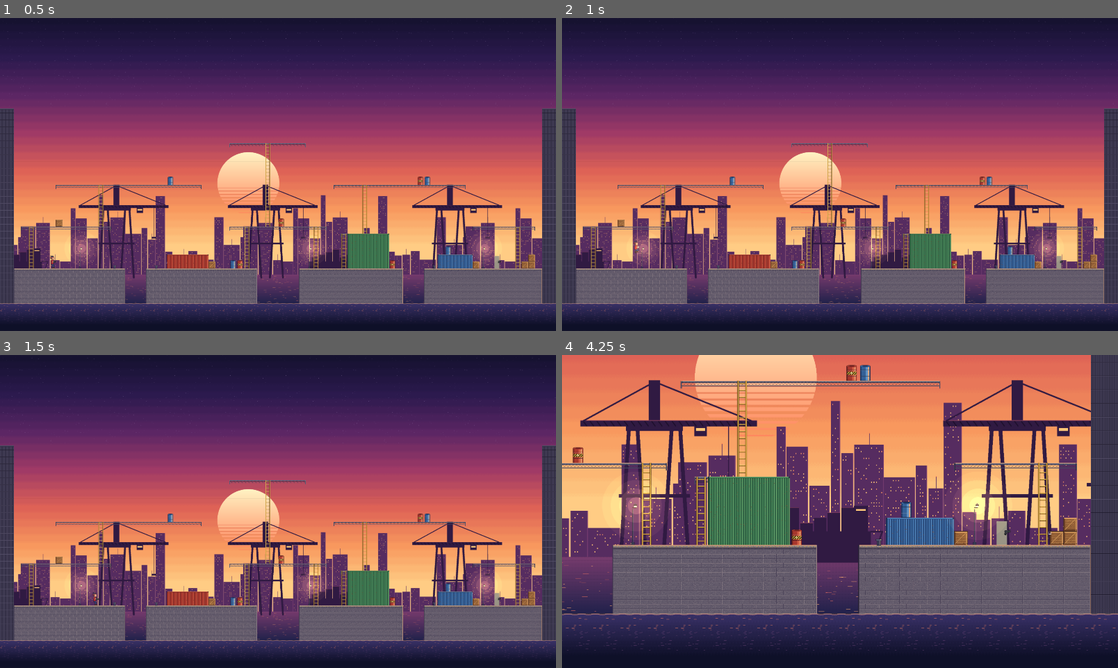
Above: before the commit, frames 1-4 (two rows, left to right).
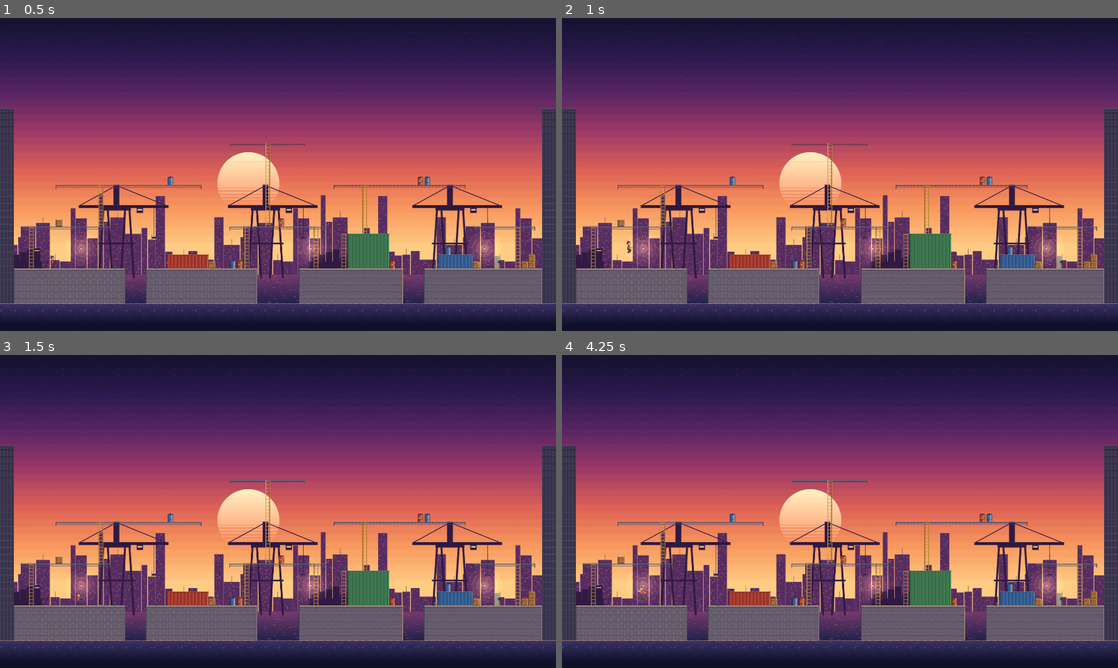
Above: after the commit, the same moments.

Repository: oplosy/fable
Game: Godot game, scene res://scenes/main.tscn
Two runs of this game, one before a commit and one after it. Both use one fixed random seed, a clock stepped at 60 frames per second and the inputs below.
Inputs (mouse positions are in pixels of both pictures, inside the frame that each line leads up to):
- Up to frame 1 (0.5 s): no input
- Up to frame 2 (1 s): tap Enter at 0.5 s; move the mouse to (962, 158) at 0.52 s; hold D (p1_right) from 0.53 s (still down); tap Shift (p1_run) at 0.6 s; click (962, 158) at 0.67 s; tap Space (p1_jump) at 0.77 s; tap L at 0.8 s
- Up to frame 3 (1.5 s): move the mouse to (166, 527) at 1.27 s; release D (p1_right) at 1.28 s; hold S (p1_down) from 1.28 s (still down); tap L at 1.35 s
- Up to frame 4 (4.25 s): tap Space (p1_jump) at 1.52, 2, 3.02, 3.77 s; tap Shift (p1_run) at 1.55, 2.85 s; move the mouse to (895, 442) at 2.02 s; release S (p1_down) at 2.03 s; hold D (p1_right) 2.03-2.78 s; tap J (p1_attack) at 2.1 s; tap L at 2.3, 3.8 s; move the mouse to (812, 574) at 2.77 s; hold W (p1_up) 2.78-3.53 s; click (812, 574) at 2.92 s; move the mouse to (1006, 558) at 3.52 s; hold A (p1_left) from 3.53 s (still down); tap 1 (p1_slot_1) at 3.6 s

Frame 1 is identical in both runs. In frame 2, less than 0.1% of the frame differs, in the area x 11-14%, y 71-76%; in frame 3, less than 0.1%; in frame 4, 87%, in the area x 0-100%, y 0-97%.

Commit message:
Cut walk speed and Fast's dive for edge-to-edge gap jumps

Diff:
--- a/data/classes/fast.tres
+++ b/data/classes/fast.tres
@@ -48,9 +48,10 @@
 script = ExtResource("1_class")
 display_name = "Fast"
 max_health = 90
-walk_speed = 130.0
+walk_speed = 74.0
 run_speed = 150.0
 jump_velocity = -251.0
+dive_velocity = Vector2(192, -220)
 roll_speed = 235.0
 melee_combo = Array[ExtResource("2_attack")]([SubResource("jab"), SubResource("jab"), SubResource("jab"), SubResource("hook")])
 combo_cooldown = 0.6
--- a/data/classes/heavy.tres
+++ b/data/classes/heavy.tres
@@ -48,7 +48,7 @@
 script = ExtResource("1_class")
 display_name = "Heavy"
 max_health = 130
-walk_speed = 100.0
+walk_speed = 57.0
 run_speed = 119.0
 jump_velocity = -218.0
 dive_velocity = Vector2(220, -190)
--- a/tests/test_melee_items.gd
+++ b/tests/test_melee_items.gd
@@ -98,7 +98,7 @@
 	await physics_frames(5)
 	fighter.inventory.equip_firearm(PISTOL)
 	fighter.controller.move = -1.0
-	await physics_frames(40)
+	await physics_frames(70)
 	fighter.controller.move = 0.0
 	check(fighter.melee.item == KNIFE, "walking over a melee item with bare hands takes it")
 	check(fighter.inventory.firearm != null and fighter.inventory.active_slot == Inventory.Slot.MELEE, "the firearm is kept and the melee slot is selected")
--- a/tests/test_movement.gd
+++ b/tests/test_movement.gd
@@ -35,7 +35,7 @@
 	input.move = 0.0
 	await physics_frames(20)
 	check(not fighter.is_on_floor() and not fighter.is_diving(), "walking jump is a normal jump")
-	check(fighter.position.x - takeoff_x > 30.0, "walking jump keeps going forward with move released (%.0f px)" % (fighter.position.x - takeoff_x))
+	check(fighter.position.x - takeoff_x > fighter.fighter_class.walk_speed * 0.25, "walking jump keeps going forward with move released (%.0f px)" % (fighter.position.x - takeoff_x))
 	await physics_frames(60)
 	check(fighter.is_on_floor(), "fighter lands")
 
@@ -46,7 +46,7 @@
 	await _tap(fighter, "jump")
 	input.move = -1.0
 	await physics_frames(20)
-	check(fighter.velocity.x < -100.0 and fighter.facing == -1, "a standing jump can be steered and turned left in the air")
+	check(fighter.velocity.x < -fighter.fighter_class.walk_speed * 0.75 and fighter.facing == -1, "a standing jump can be steered and turned left in the air")
 	input.move = 1.0
 	await physics_frames(10)
 	check(fighter.velocity.x > -50.0, "steering back the other way slows the jump in the air")
--- a/tests/test_pickup.gd
+++ b/tests/test_pickup.gd
@@ -32,7 +32,7 @@
 	await physics_frames(5)
 	check(fighter.inventory.firearm == null, "fighter starts unarmed")
 	fighter.controller.move = -1.0
-	await physics_frames(40)
+	await physics_frames(70)
 	fighter.controller.move = 0.0
 	check(fighter.inventory.firearm != null and fighter.inventory.firearm.data == PISTOL, "walking over a spawned weapon picks it up")
 	check(fighter.inventory.active_slot == Inventory.Slot.FIREARM, "the picked-up firearm is selected")
